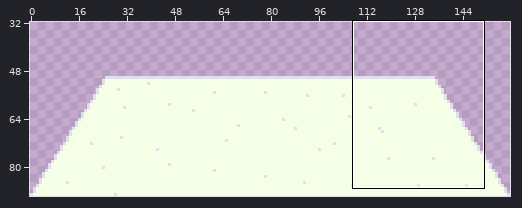
A pixel-art file gets an edit: assets/final/desk-capo.aseprite. The first picture is a wide view before the edit; the outline marks the close-up.
Close-up. Earlier state:
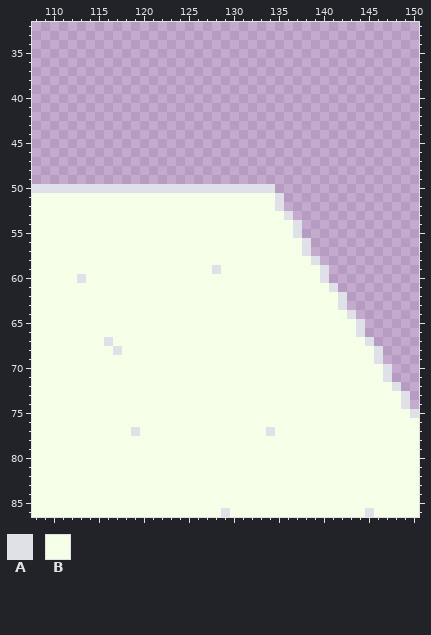
160x90 pixels, 1 frame. Shown: x 108..150, y 32..86. The wide view leaves out empty margins.
Palette (. is transparent): A #dfe0e8  B #f5ffe8
Pixels before, first column x 108:
50 AAAAAAAAAAAAAAAAAAAAAAAAAAA................
51 BBBBBBBBBBBBBBBBBBBBBBBBBBBA...............
52 BBBBBBBBBBBBBBBBBBBBBBBBBBBA...............
53 BBBBBBBBBBBBBBBBBBBBBBBBBBBBA..............
54 BBBBBBBBBBBBBBBBBBBBBBBBBBBBBA.............
55 BBBBBBBBBBBBBBBBBBBBBBBBBBBBBA.............
56 BBBBBBBBBBBBBBBBBBBBBBBBBBBBBBA............
57 BBBBBBBBBBBBBBBBBBBBBBBBBBBBBBA............
58 BBBBBBBBBBBBBBBBBBBBBBBBBBBBBBBA...........
59 BBBBBBBBBBBBBBBBBBBBABBBBBBBBBBBA..........
60 BBBBBABBBBBBBBBBBBBBBBBBBBBBBBBBA..........
61 BBBBBBBBBBBBBBBBBBBBBBBBBBBBBBBBBA.........
62 BBBBBBBBBBBBBBBBBBBBBBBBBBBBBBBBBBA........
63 BBBBBBBBBBBBBBBBBBBBBBBBBBBBBBBBBBA........
64 BBBBBBBBBBBBBBBBBBBBBBBBBBBBBBBBBBBA.......
65 BBBBBBBBBBBBBBBBBBBBBBBBBBBBBBBBBBBBA......
66 BBBBBBBBBBBBBBBBBBBBBBBBBBBBBBBBBBBBA......
67 BBBBBBBBABBBBBBBBBBBBBBBBBBBBBBBBBBBBA.....
68 BBBBBBBBBABBBBBBBBBBBBBBBBBBBBBBBBBBBBA....
69 BBBBBBBBBBBBBBBBBBBBBBBBBBBBBBBBBBBBBBA....
70 BBBBBBBBBBBBBBBBBBBBBBBBBBBBBBBBBBBBBBBA...
71 BBBBBBBBBBBBBBBBBBBBBBBBBBBBBBBBBBBBBBBA...
72 BBBBBBBBBBBBBBBBBBBBBBBBBBBBBBBBBBBBBBBBA..
73 BBBBBBBBBBBBBBBBBBBBBBBBBBBBBBBBBBBBBBBBBA.
74 BBBBBBBBBBBBBBBBBBBBBBBBBBBBBBBBBBBBBBBBBA.
75 BBBBBBBBBBBBBBBBBBBBBBBBBBBBBBBBBBBBBBBBBBA
76 BBBBBBBBBBBBBBBBBBBBBBBBBBBBBBBBBBBBBBBBBBB
77 BBBBBBBBBBBABBBBBBBBBBBBBBABBBBBBBBBBBBBBBB
78 BBBBBBBBBBBBBBBBBBBBBBBBBBBBBBBBBBBBBBBBBBB
79 BBBBBBBBBBBBBBBBBBBBBBBBBBBBBBBBBBBBBBBBBBB
80 BBBBBBBBBBBBBBBBBBBBBBBBBBBBBBBBBBBBBBBBBBB
81 BBBBBBBBBBBBBBBBBBBBBBBBBBBBBBBBBBBBBBBBBBB
82 BBBBBBBBBBBBBBBBBBBBBBBBBBBBBBBBBBBBBBBBBBB
83 BBBBBBBBBBBBBBBBBBBBBBBBBBBBBBBBBBBBBBBBBBB
84 BBBBBBBBBBBBBBBBBBBBBBBBBBBBBBBBBBBBBBBBBBB
85 BBBBBBBBBBBBBBBBBBBBBBBBBBBBBBBBBBBBBBBBBBB
86 BBBBBBBBBBBBBBBBBBBBBABBBBBBBBBBBBBBBABBBBB
New version:
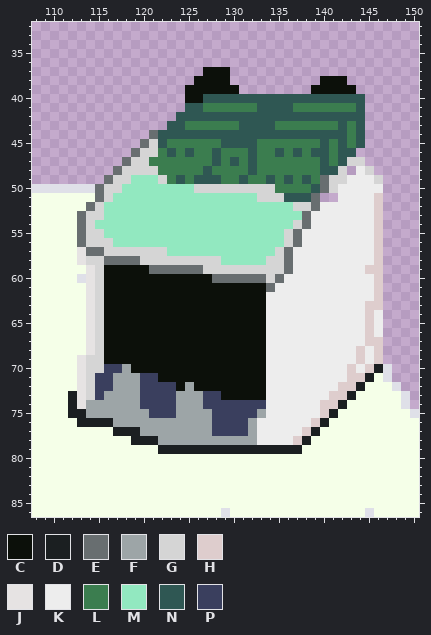
Colours new in this view: C #0c100a  D #1b1f21  E #686e70  F #9da5a7  G #d5d5d5  H #decdcd  J #e6e3e3  K #ededed  L #3b7d4f  M #92e8c0  N #2f5753  P #3a3f5e
Diff:
layer "holder" added
layer "money-top-1" added
layer "money-top-2" added
layer "money-top-3" added
layer "money-top-4" added
layer "money-top-5" added
layer "money-counter" added
layer "catcher" added
Changed rows in their new state; - is an unchanged pixel.
first column x 112:
37 ---------------CCC-----------------
38 --------------CCCC----------CCC----
39 -------------CCCCCC--------CCCCC---
40 -------------CCNNNNNNNNNNNNNNNNNN--
41 -------------NNLLLLLLNNNNLLLLLLLN--
42 ------------NNNNNNNNNNNNNNNNNNNNN--
43 -----------NNLLLLLLNNNNLLLLLLLNLN--
44 ---------ENNNNNNNNNNNNNNNNNNNNNLN--
45 --------EGNLLLLLLNNNNLLLLLLLNLNLN--
46 -------EGGLNLNLLNLLLNLLNLNLNNLNN---
47 ------EGGLLLLLLLNLNLNLLLLLLLNLNGG--
48 -----EGGGGLLLLLNLLLLNLLLLLLLNNG-KG-
49 ----EGGMMMGLNLNNNLLNLLNLNLNLEGGKKKG
50 ---EGGMMMMMMMMGGGGGGGGGLLLLNEGKKKKK
51 ---EGMMMMMMMMMMMMMMMMGGGNNNE--KKKKH
52 --EGMMMMMMMMMMMMMMMMMMMMMGGEKKKKKKH
53 -EGGMMMMMMMMMMMMMMMMMMMMMMEKKKKKKKH
54 -EGMMMMMMMMMMMMMMMMMMMMMMGEKKKKKKKH
55 -EGGMMMMMMMMMMMMMMMMMMMMGEKKKKKKKKH
56 -EGGGMMMMMMMMMMMMMMMMMMMGEKKKKKKKKH
57 -JEEGGGGGGGMMMMMMMMMMMMGEKKKKKKKKKH
58 -JGGEEEEGGGGGGGGGMMMMMGGEKKKKKKKKKH
59 --JGCCCCCEEEEEEGGGGGGGGGEKKKKKKKKHH
60 --JGCCCCCCCCCCCCEEEEEEGEKKKKKKKKKKH
61 --JGCCCCCCCCCCCCCCCCCCEKKKKKKKKKKKH
62 --JGCCCCCCCCCCCCCCCCCCKKKKKKKKKKKKH
63 --JGCCCCCCCCCCCCCCCCCCKKKKKKKKKKKHH
64 --JGCCCCCCCCCCCCCCCCCCKKKKKKKKKKKHK
65 --JGCCCCCCCCCCCCCCCCCCKKKKKKKKKKKHK
66 --JGCCCCCCCCCCCCCCCCCCKKKKKKKKKKKHK
67 --JGCCCCCCCCCCCCCCCCCCKKKKKKKKKKKHH
68 --JGCCCCCCCCCCCCCCCCCCKKKKKKKKKKHKH
69 -JGGCCCCCCCCCCCCCCCCCCKKKKKKKKKKHKH
70 -JGGPPFCCCCCCCCCCCCCCCKKKKKKKKKHKHD
71 -JGPPFFFPPCCCCCCCCCCCCKKKKKKKKKHHD-
72 -JGPPFFFPPPPCFCCCCCCCCKKKKKKKKHHD--
73 DJGPFFFFPPPPFFFPPCCCCCKKKKKKKHHD---
74 DJFFFFFFPPPPFFFPPPPPPPKKKKKKHHD----
75 DDFFFFFFFPPPFFFFPPPPPFKKKKKKHD-----
76 -DDDDFFFFFFFFFFFPPPPFKKKKKKHD------
77 -----DDDFFFFFFFFPPPPFKKKKKHD-------
78 -------DDDFFFFFFFFFFFKKKKHD--------
79 ----------DDDDDDDDDDDDDDDD---------
Pixel boxes of the changes (left, top, right, bottom) in both close-ups:
changed: (68, 67, 383, 454)
